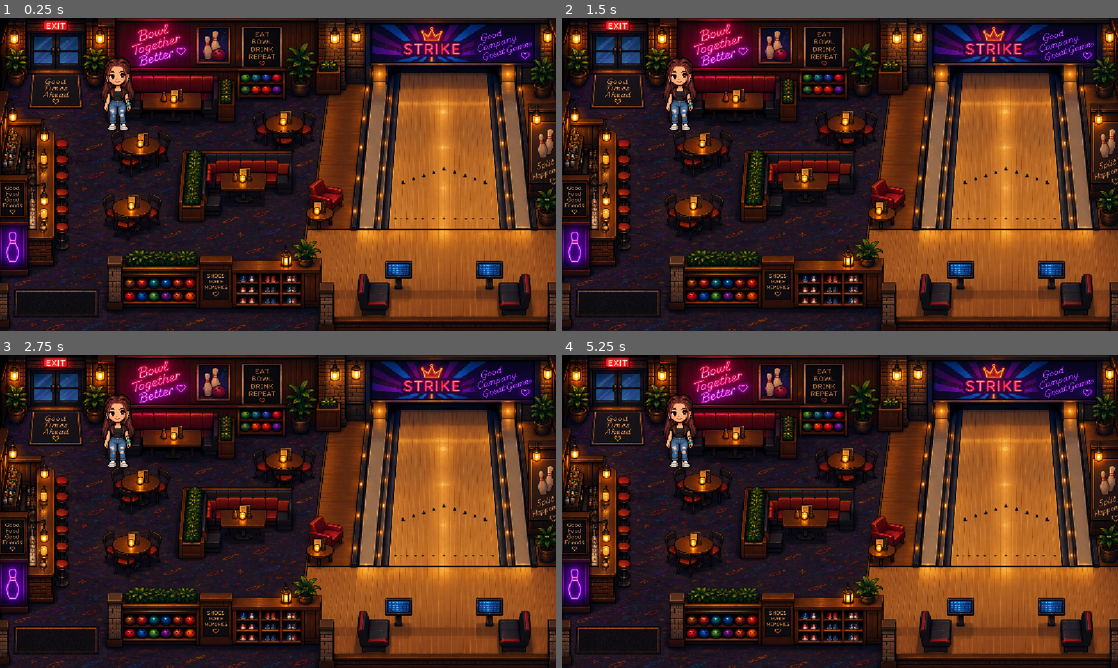
Above: before the commit, frames 1-4 (two rows, left to right).
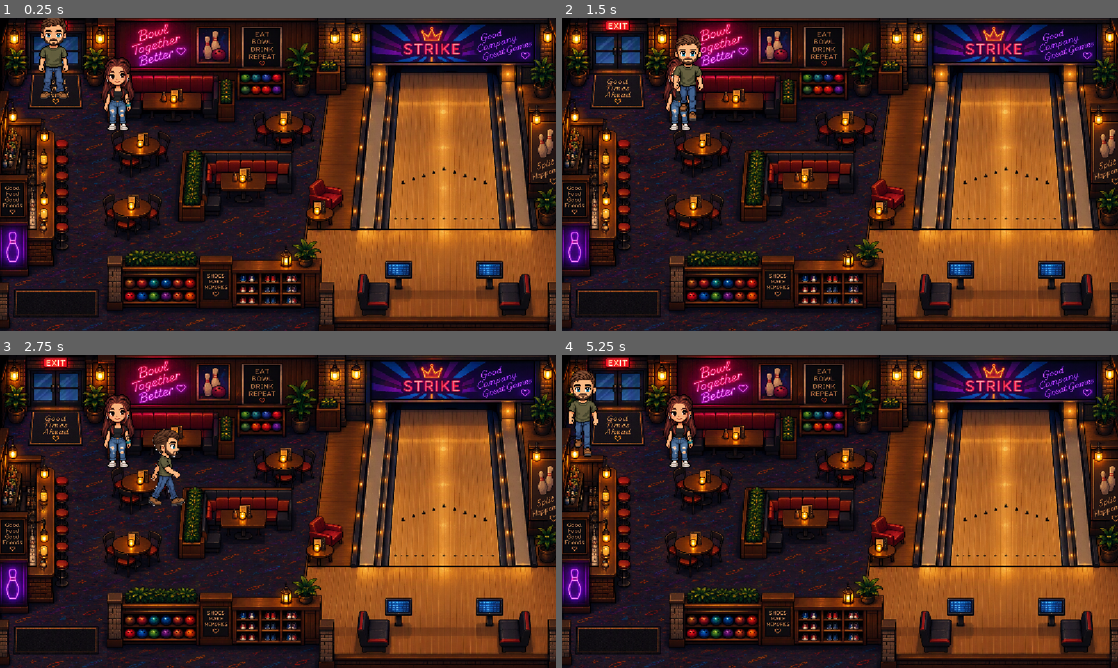
Above: after the commit, the same moments.

Repository: anabelkamenske430/Year-4
Game: Godot game, scene res://scenes/levels/bowling.tscn
Same seed, same stepped clock (60 frames per second), same inputs: the game is played once before the commit and once after it. This scene is started directly instead of the project's main scene.
Inputs:
- Up to frame 1 (0.25 s): no input
- Up to frame 2 (1.5 s): tap Enter at 0.5 s; hold D (move_right) 0.53-1.28 s; hold E (interact) 0.53-1.28 s; hold S (move_down) from 1.28 s (still down); tap E (interact) at 1.35 s
- Up to frame 3 (2.75 s): release S (move_down) at 2.03 s; hold D (move_right) from 2.03 s (still down); hold E (interact) from 2.03 s (still down)
- Up to frame 4 (5.25 s): release D (move_right) at 2.78 s; release E (interact) at 2.78 s; hold W (move_up) 2.78-3.53 s; tap E (interact) at 2.85, 4.35 s; hold E (interact) 3.53-4.28 s; hold A (move_left) 3.53-5.03 s; hold S (move_down) from 5.03 s (still down); hold E (interact) from 5.03 s (still down)

The runs differ from the first frame. In frame 1, 0.9% of the frame differs, in the area x 7-13%, y 0-26%; in frame 2, 0.9%; in frame 3, 0.8%; in frame 4, 0.9%.

Commit message:
Add bowling game boundaries to level

Diff:
--- a/loverboy-and-bel/scenes/levels/bowling.tscn
+++ b/loverboy-and-bel/scenes/levels/bowling.tscn
@@ -2,8 +2,17 @@
 
 [ext_resource type="Texture2D" uid="uid://bjas8pcsbml7w" path="res://assets/environments/bowling_alley_background.png" id="1_4xon6"]
 [ext_resource type="PackedScene" uid="uid://bfrjo0u7e4fq" path="res://scenes/characters/bel.tscn" id="1_kimcj"]
+[ext_resource type="PackedScene" uid="uid://cftclvctilfi1" path="res://scenes/characters/loverboy.tscn" id="3_suiyq"]
 
 [node name="Bowling" type="Node2D" unique_id=1913622243]
+
+[node name="Environment" type="StaticBody2D" parent="." unique_id=802633727]
+
+[node name="MainTable" type="CollisionPolygon2D" parent="Environment" unique_id=703760889]
+polygon = PackedVector2Array(378, 281, 376, 408, 442, 410, 444, 356, 598, 360, 594, 281)
+
+[node name="BallRack" type="CollisionPolygon2D" parent="Environment" unique_id=2020602874]
+polygon = PackedVector2Array(222, 491, 222, 590, 650, 586, 656, 499)
 
 [node name="BowlingAlley" type="Sprite2D" parent="." unique_id=2139583998]
 position = Vector2(580, 326.25)
@@ -12,3 +21,23 @@
 
 [node name="Bel" parent="." unique_id=1496050138 instance=ExtResource("1_kimcj")]
 position = Vector2(243, 236)
+
+[node name="Loverboy" parent="." unique_id=985468098 instance=ExtResource("3_suiyq")]
+position = Vector2(112, 174)
+
+[node name="GameBoundaries" type="StaticBody2D" parent="." unique_id=431081899]
+
+[node name="LeftBoundary" type="CollisionPolygon2D" parent="GameBoundaries" unique_id=816211661]
+polygon = PackedVector2Array(11, 651, 13, 518, 112, 511, 110, 242, 6, 209, 4, -20, -39, -13, -33, 651)
+
+[node name="RightBoundary" type="CollisionPolygon2D" parent="GameBoundaries" unique_id=1884618309]
+polygon = PackedVector2Array(1150, -30, 1150, 684, 1177, 684, 1171, -28)
+
+[node name="BottomBoundary" type="CollisionPolygon2D" parent="GameBoundaries" unique_id=1289090707]
+polygon = PackedVector2Array(-41, 636, 1202, 642, 1195, 665, -48, 665)
+
+[node name="TopBoundary" type="CollisionPolygon2D" parent="GameBoundaries" unique_id=1325708452]
+polygon = PackedVector2Array(179, -22, 177, 16, 1189, 11, 1187, -22)
+
+[node name="WelcomeBoundary" type="CollisionPolygon2D" parent="GameBoundaries" unique_id=587389434]
+polygon = PackedVector2Array(170, -9, 183, 18, -4, 20, -4, -13)
